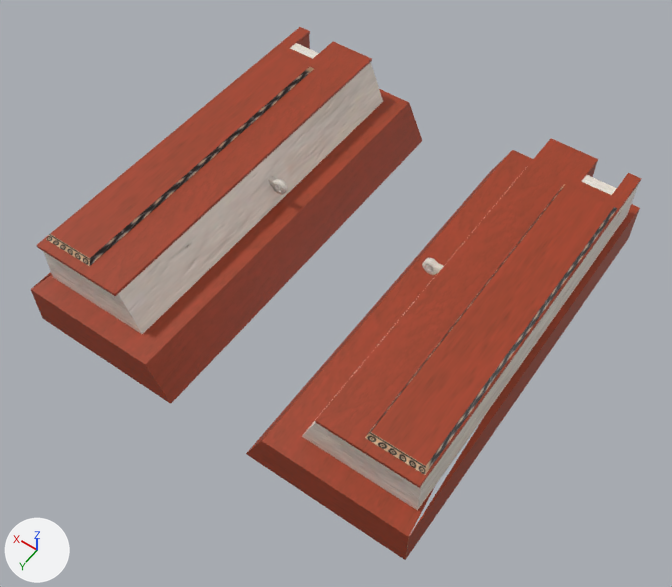
A saved change to the COLLADA model art/meshes/structural/ball.dae.
Camera for both pictures: a 50 mm lens placed at (-27.2, 40.3, 57.0), pointed at (-0.6, 3.1, -1.5). The axes (+X, +Y, +Z) are drawn at lower left. The lights are the same throughout. Where no turn or scale is listed for an object, it has been applied to the vertices. Vertices at the same position are counted once.

In view in the first picture: 'Cubo_001_001.001'.
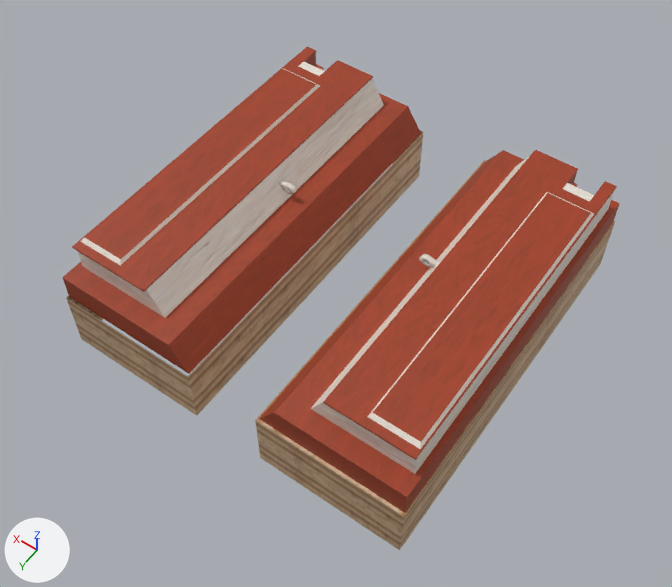
Changed parts and their boxes (x1, y1, x2, y2) in the pictures (672 x 587 px; the box of a moved part takes in the faces that stretch with it):
'Cubo_001_001.001', reshaped (9% narrower): before (31, 27, 642, 560); after (62, 46, 620, 550)
part 1 of me_cubo_002, moved or reshaped (not visible before): after (563, 183, 594, 201)
part 2 of me_cubo_002, moved or reshaped (not visible afterwards): before (582, 175, 617, 195)
part 3 of me_cubo_002, moved or reshaped: before (246, 150, 640, 560); after (259, 150, 620, 513)
part 4 of me_cubo_002, moved or reshaped: before (315, 138, 642, 488); after (323, 150, 617, 460)
part 5 of me_cubo_002, moved or reshaped: before (365, 184, 617, 475); after (367, 192, 594, 449)
part 6 of me_cubo_002, moved or reshaped (not visible before): after (298, 62, 325, 76)
part 7 of me_cubo_002, moved or reshaped (not visible afterwards): before (290, 43, 319, 59)
part 8 of me_cubo_002, moved or reshaped: before (31, 34, 422, 404); after (62, 52, 421, 374)
part 9 of me_cubo_002, moved or reshaped: before (37, 27, 372, 296); after (72, 46, 373, 292)
part 10 of me_cubo_002, moved or reshaped: before (46, 49, 314, 266); after (81, 68, 320, 265)
part 11 of me_cubo_002, added (brown): after (255, 160, 615, 550)
part 12 of me_cubo_002, added (brown): after (66, 131, 423, 416)
part 13 of me_cubo_002, moved or reshaped: before (422, 258, 444, 275); after (419, 254, 439, 267)
part 14 of me_cubo_002, moved or reshaped: before (268, 176, 288, 195); after (279, 180, 297, 194)

The change, as a list of edits to the scene's bpy script:
```text
Change me_cubo_002:
    used by ob_cubo_001_001_001; location = (0.0, 0.0, 0.0)
    remove me_cubo_002.from_pydata(...)  # 598 vertices, 824 faces; spans x -17.0..17.0, y -16.4..18.2, z -2.2..6.1
    add me_cubo_002.from_pydata(...)  # 647 vertices, 898 faces; spans x -15.6..15.6, y -15.7..16.4, z -5.8..4.9
    me_cubo_002 part 1: the loose piece of 6 vertices spanning x -15.4..-12.8, y -13.5..-12.4, z 4.2..4.9 is scaled about its middle by (0.914, 0.914, 0.64), then moved by (1.2, 0.9, -0.1)
    me_cubo_002 part 2: the loose piece of 6 vertices spanning x -15.4..-12.8, y -13.2..-12.1, z 4.9..5.6 is scaled about its middle by (0.914, 0.914, 0.64), then moved by (1.2, -2.1, -5.4)
    me_cubo_002 part 3: the loose piece of 37 vertices spanning x -17.0..-3.5, y -16.4..18.2, z -2.0..5.4 is scaled about its middle by (0.914, 0.914, 0.64), then moved by (0.9, -0.5, 0.4)
    me_cubo_002 part 4: the loose piece of 16 vertices spanning x -16.5..-8.7, y -15.3..16.7, z 5.4..5.7 is scaled about its middle by (0.914, 0.914, 0.64), then moved by (1.1, -0.5, -0.9)
    me_cubo_002 part 5: the loose piece of 8 vertices spanning x -16.4..-11.9, y -11.4..16.0, z 5.5..6.1 is scaled about its middle by (0.914, 0.914, 0.64), then moved by (1.2, -0.7, -1.0)
    me_cubo_002 part 6: the loose piece of 6 vertices spanning x 12.8..15.4, y -13.5..-12.4, z 4.2..4.9 is scaled about its middle by (0.914, 0.914, 0.64), then moved by (-1.2, 0.9, -0.1)
    me_cubo_002 part 7: the loose piece of 6 vertices spanning x 12.8..15.4, y -13.2..-12.1, z 4.9..5.6 is scaled about its middle by (0.914, 0.914, 0.64), then moved by (-1.2, -2.1, -5.4)
    me_cubo_002 part 8: the loose piece of 37 vertices spanning x 3.5..17.0, y -16.4..18.2, z -2.0..5.4 is scaled about its middle by (0.914, 0.914, 0.64), then moved by (-0.9, -0.5, 0.4)
    me_cubo_002 part 9: the loose piece of 16 vertices spanning x 8.7..16.5, y -15.3..16.7, z 5.4..5.7 is scaled about its middle by (0.914, 0.914, 0.64), then moved by (-1.1, -0.5, -0.9)
    me_cubo_002 part 10: the loose piece of 8 vertices spanning x 11.9..16.4, y -11.4..16.0, z 5.5..6.1 is scaled about its middle by (0.914, 0.914, 0.64), then moved by (-1.2, -0.7, -1.0)
    me_cubo_002 part 11: a new loose piece of 25 vertices spanning x -15.6..-3.1, y -15.7..16.4, z -5.8..-0.2, in mat_materiais (picture img_mayans_struct_png)
    me_cubo_002 part 12: a new loose piece of 24 vertices spanning x 3.1..15.6, y -15.7..16.4, z -5.8..-0.2, in mat_materiais (picture img_mayans_struct_png)
    me_cubo_002 part 13: 2 vertices moved within x -6.8, y -0.2, z 2.9..3.3; 163 vertices removed from x -8.6..-6.5, y -0.2..0.2, z 2.8..4.1; 163 vertices added at x -7.8..-5.9, y -0.7..-0.2, z 2.8..3.7
    me_cubo_002 part 14: 2 vertices moved within x 6.8, y -0.2, z 2.9..3.3; 163 vertices removed from x 6.5..8.6, y -0.2..0.2, z 2.8..4.1; 163 vertices added at x 5.9..7.8, y -0.7..-0.2, z 2.8..3.7
```
